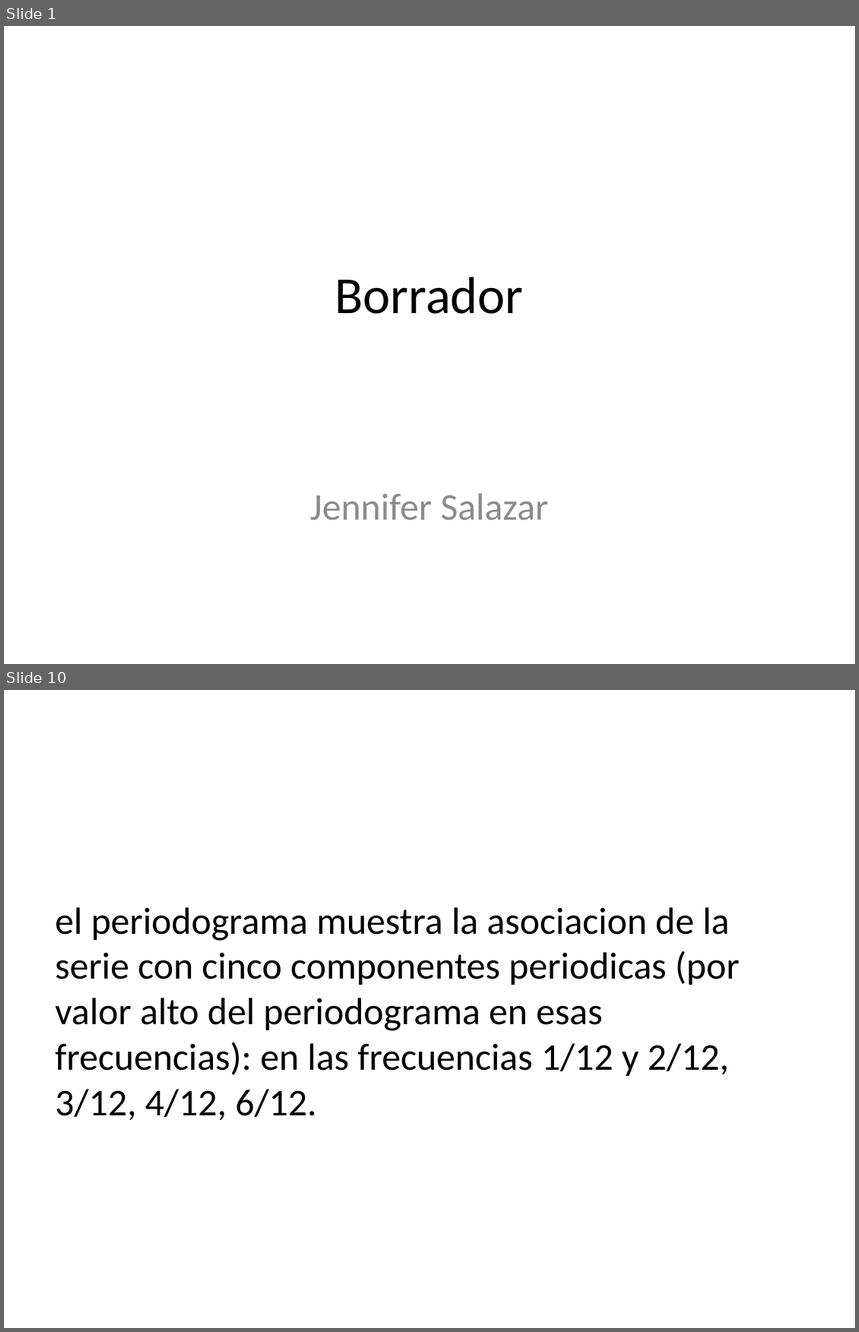
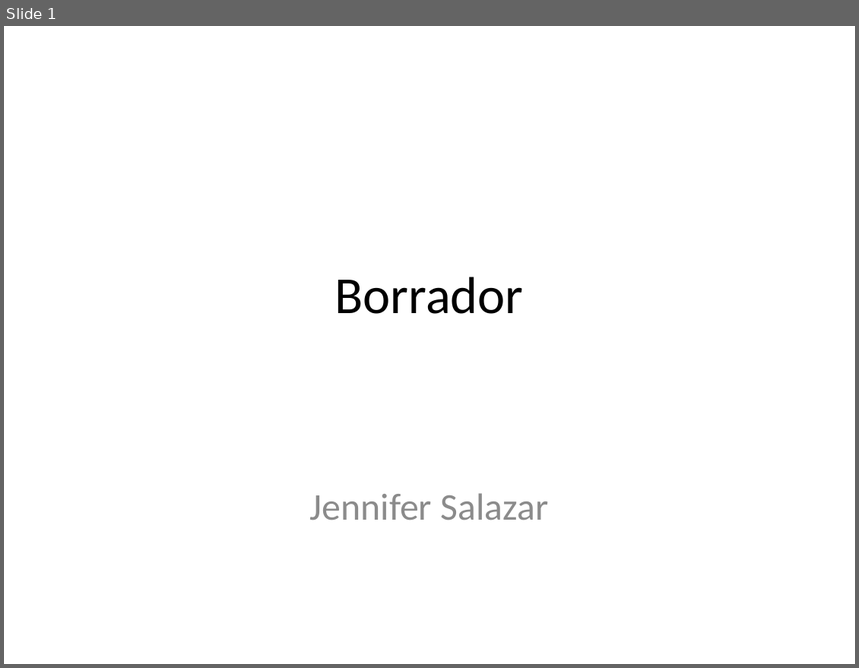
Before and after one commit to Jennifer-Salazar/Trabajo-1-Estadistica-3, a slide deck: Borrador.pptx. Shown one above the other, each under a label of ours: slides 1 and 10 before the commit, slide 1 after it; the slides between them are not shown. The pictures are 859x1332 and 859x668 pixels, drawn with LibreOffice and Linux fonts; fonts in the diff are those of the drawing. Boxes give left, top, right and bottom in pixels: in the first picture for what was removed or moved away, otherwise in the second. Text is boxed around its words. In the diff, an @@ line names an element or a change of style, - is before the commit and + after.

```diff
--- a/Borrador.pptx
+++ b/Borrador.pptx
@@ slide 10 removed at (4, 690, 855, 1328), background #FFFFFF @@
@@ text removed at (55, 907, 740, 1120) @@
-el periodograma muestra la asociacion de la serie con cinco componentes periodicas (por valor alto del periodograma en esas frecuencias): en las frecuencias 1/12 y 2/12, 3/12, 4/12, 6/12.
```
Also in this commit, not shown: 6 slides changed, 1 other slide removed, 11 other files.
